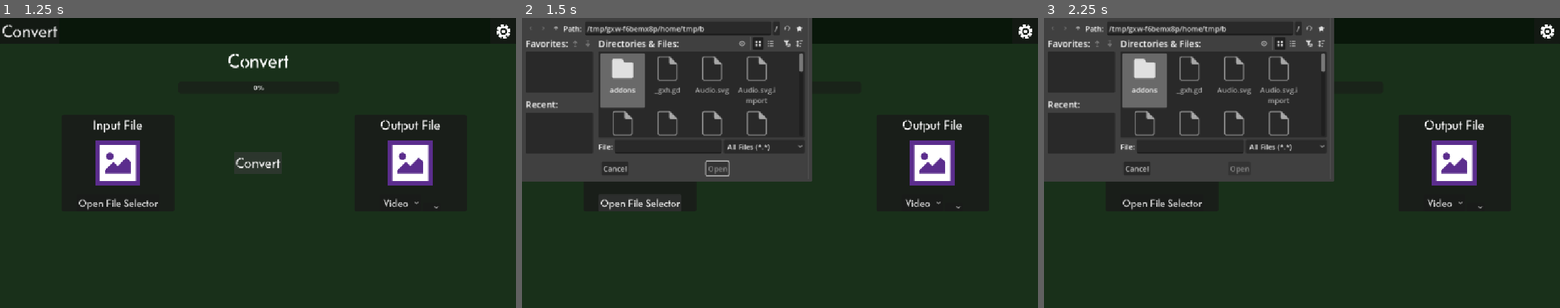
Above: before the commit, frames 1-3 (left to right).
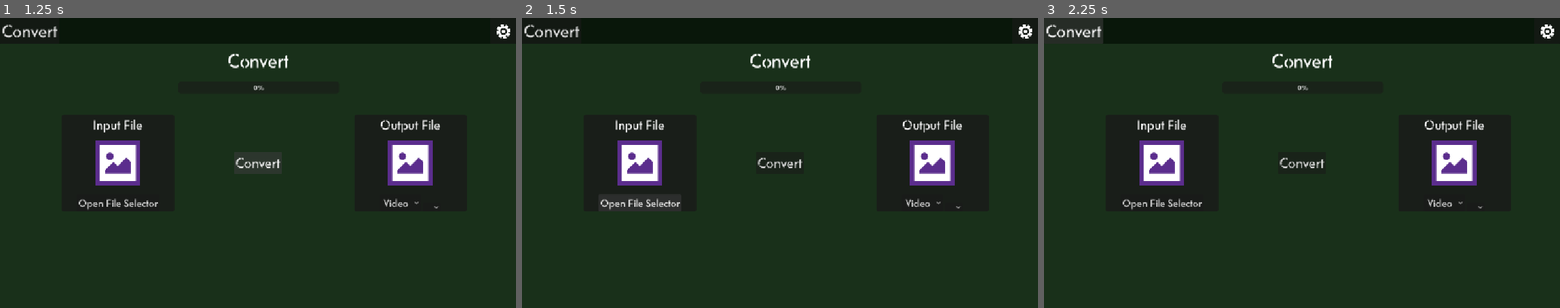
Above: after the commit, the same moments.

Repository: Typ0Codes/ff-mpeg-frontend
Game: Godot game, scene res://Convert.tscn
The game is run twice, just before and just after one commit, with the same random seed, the same clock (stepped at 60 frames per second) and the same inputs.
Inputs (mouse positions are in pixels of both pictures, inside the frame that each line leads up to):
- Up to frame 1 (1.25 s): click "Convert" at 0.5 s
- Up to frame 2 (1.5 s): click "Open File Selector" at 1.25 s
- Up to frame 3 (2.25 s): click (1064, 29) at 2.02 s

Frame 1 is identical in both runs. In frame 2, 18% of the frame differs, in the area x 0-57%, y 0-58%; in frame 3, 18%.
Error after the commit: Parse Error: Unexpected identifier "Var" in class body. (res://convert.gd:19)

Commit message:
more

Diff:
--- a/Convert.tscn
+++ b/Convert.tscn
@@ -276,7 +276,7 @@
 [connection signal="pressed" from="InputFile/Button" to="." method="_on_input_file_selector_button_pressed"]
 [connection signal="file_selected" from="InputFile/InputFileDialog" to="." method="_on_input_file_dialog_file_selected"]
 [connection signal="file_selected" from="OutputFile/InputFileDialog" to="." method="_on_input_file_dialog_file_selected"]
-[connection signal="item_selected" from="OutputFile/HBoxContainer/filetypeselector" to="." method="_on_extensionselector_item_selected"]
+[connection signal="item_selected" from="OutputFile/HBoxContainer/filetypeselector" to="." method="_on_filetypeselector_item_selected"]
 [connection signal="item_selected" from="OutputFile/HBoxContainer/extensionselector" to="." method="_on_extensionselector_item_selected"]
 [connection signal="pressed" from="Convert" to="." method="_on_convert_pressed"]
 [connection signal="timeout" from="Timer" to="." method="_on_timer_timeout"]
--- a/convert.gd
+++ b/convert.gd
@@ -14,6 +14,9 @@
 var ffmpeg_pid := -1
 var total_duration_us := 0
 var out_path := ""
+var VideoOut = false
+var AudioOut = false
+Var ImageOut = false
 
 #extension types
 @export var audio_extensions: PackedStringArray
@@ -128,8 +131,7 @@
 			extenstionselector.add_item("." + item)
 		$InputFile/TextureRect.texture = Video_Image
 	elif (inputfile.get_extension() in image_extensions) or (inputfile.get_extension() in image_extensions_weird):
-		for item in image_extensions:
-			extenstionselector.add_item("." + item)
+
 		$InputFile/TextureRect.texture = Image_Image
 	$InputFile/TextureRect.visible = true
 	$InputFile/Label.text = inputfile.get_file()
@@ -189,3 +191,7 @@
 
 func _on_settings_pressed() -> void:
 	get_tree().change_scene_to_file("res://Settings.tscn")
+
+
+func _on_filetypeselector_item_selected(index: int) -> void:
+	if index == 0:
